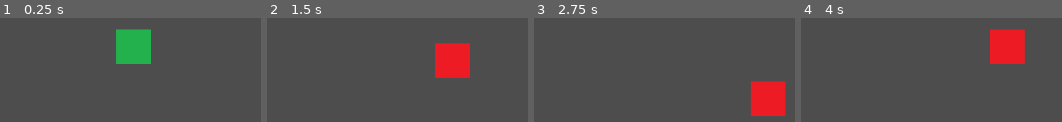
Above: before the commit, frames 1-4 (left to right).
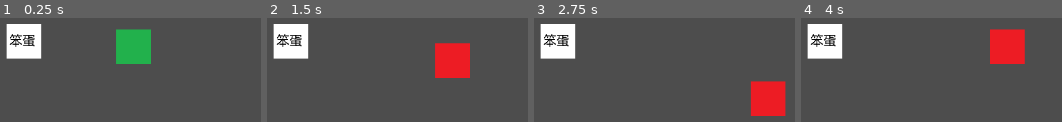
Above: after the commit, the same moments.

Repository: zelcamn/TheGame
Game: Godot game, scene res://scenes/dev_scene.tscn
Same seed, same stepped clock (60 frames per second), same inputs: the game is played once before the commit and once after it. Before the commit the project starts from res://scenes/devScene.tscn.
Inputs:
- Up to frame 1 (0.25 s): no input
- Up to frame 2 (1.5 s): tap Enter at 0.5 s; hold Right (moveRight) 0.53-1.28 s; tap E (interaction, bound only after the commit) at 0.6, 1.35 s; hold Down (moveDown) from 1.28 s (still down)
- Up to frame 3 (2.75 s): release Down (moveDown) at 2.03 s; hold Right (moveRight) from 2.03 s (still down); tap E (interaction, bound only after the commit) at 2.1 s
- Up to frame 4 (4 s): release Right (moveRight) at 2.78 s; hold Up (moveUp) 2.78-3.53 s; tap E (interaction, bound only after the commit) at 2.85, 3.6 s; hold Left (moveLeft) from 3.53 s (still down)

The runs differ from the first frame. In frame 1, 4.5% of the frame differs, in the area x 2-17%, y 5-40%; in frame 2, 4.5%; in frame 3, 4.5%; in frame 4, 4.5%.

Commit message:
#10 Создать сцену базового энтити, сделать систему взаимодействия с энтити

Diff:
--- a/project.godot
+++ b/project.godot
@@ -11,7 +11,7 @@
 [application]
 
 config/name="TheGame"
-run/main_scene="res://scenes/devScene.tscn"
+run/main_scene="res://scenes/dev_scene.tscn"
 config/features=PackedStringArray("4.2", "GL Compatibility")
 config/icon="res://icon.svg"
 
@@ -24,21 +24,30 @@
 moveRight={
 "deadzone": 0.5,
 "events": [Object(InputEventKey,"resource_local_to_scene":false,"resource_name":"","device":0,"window_id":0,"alt_presse …(181 unchanged characters)…
+, Object(InputEventKey,"resource_local_to_scene":false,"resource_name":"","device":-1,"window_id":0,"alt_pressed":false,"shift_pressed":false,"ctrl_pressed":false,"meta_pressed":false,"pressed":false,"keycode":0,"physical_keycode":68,"key_label":0,"unicode":100,"echo":false,"script":null)
 ]
 }
 moveLeft={
 "deadzone": 0.5,
 "events": [Object(InputEventKey,"resource_local_to_scene":false,"resource_name":"","device":0,"window_id":0,"alt_presse …(181 unchanged characters)…
+, Object(InputEventKey,"resource_local_to_scene":false,"resource_name":"","device":-1,"window_id":0,"alt_pressed":false,"shift_pressed":false,"ctrl_pressed":false,"meta_pressed":false,"pressed":false,"keycode":0,"physical_keycode":65,"key_label":0,"unicode":97,"echo":false,"script":null)
 ]
 }
 moveDown={
 "deadzone": 0.5,
 "events": [Object(InputEventKey,"resource_local_to_scene":false,"resource_name":"","device":0,"window_id":0,"alt_presse …(181 unchanged characters)…
+, Object(InputEventKey,"resource_local_to_scene":false,"resource_name":"","device":-1,"window_id":0,"alt_pressed":false,"shift_pressed":false,"ctrl_pressed":false,"meta_pressed":false,"pressed":false,"keycode":0,"physical_keycode":83,"key_label":0,"unicode":115,"echo":false,"script":null)
 ]
 }
 moveUp={
 "deadzone": 0.5,
 "events": [Object(InputEventKey,"resource_local_to_scene":false,"resource_name":"","device":0,"window_id":0,"alt_presse …(181 unchanged characters)…
+, Object(InputEventKey,"resource_local_to_scene":false,"resource_name":"","device":-1,"window_id":0,"alt_pressed":false,"shift_pressed":false,"ctrl_pressed":false,"meta_pressed":false,"pressed":false,"keycode":0,"physical_keycode":87,"key_label":0,"unicode":119,"echo":false,"script":null)
+]
+}
+interaction={
+"deadzone": 0.5,
+"events": [Object(InputEventKey,"resource_local_to_scene":false,"resource_name":"","device":0,"window_id":0,"alt_pressed":false,"shift_pressed":false,"ctrl_pressed":false,"meta_pressed":false,"pressed":false,"keycode":0,"physical_keycode":69,"key_label":0,"unicode":0,"echo":false,"script":null)
 ]
 }
 
--- /dev/null
+++ b/scenes/base_entity.tscn
@@ -0,0 +1,19 @@
+[gd_scene load_steps=4 format=3 uid="uid://dlook6siwvtae"]
+
+[ext_resource type="Script" path="res://scenes/scripts/base_entity.gd" id="1_2c1ed"]
+[ext_resource type="Texture2D" uid="uid://c1dg7ls1nqrog" path="res://res/sprites/objects/placeHolder.png" id="2_t88os"]
+
+[sub_resource type="CircleShape2D" id="CircleShape2D_rymbw"]
+radius = 36.4966
+
+[node name="base_entity" type="Node2D"]
+
+[node name="StaticBody2D" type="StaticBody2D" parent="."]
+collision_layer = 2
+script = ExtResource("1_2c1ed")
+
+[node name="Sprite" type="Sprite2D" parent="StaticBody2D"]
+texture = ExtResource("2_t88os")
+
+[node name="CollisionShape2D" type="CollisionShape2D" parent="StaticBody2D"]
+shape = SubResource("CircleShape2D_rymbw")
--- a/scenes/devScene.tscn
+++ /dev/null
@@ -1,8 +0,0 @@
-[gd_scene load_steps=2 format=3 uid="uid://dhgj4dpn7bvug"]
-
-[ext_resource type="PackedScene" uid="uid://br0mek24tjxjd" path="res://scenes/player.tscn" id="1_tolir"]
-
-[node name="DevScene" type="Node2D"]
-
-[node name="Player" parent="." instance=ExtResource("1_tolir")]
-position = Vector2(292, 170)
--- /dev/null
+++ b/scenes/dev_scene.tscn
@@ -0,0 +1,12 @@
+[gd_scene load_steps=3 format=3 uid="uid://dhgj4dpn7bvug"]
+
+[ext_resource type="PackedScene" uid="uid://br0mek24tjxjd" path="res://scenes/player.tscn" id="1_cbxf1"]
+[ext_resource type="PackedScene" uid="uid://dlook6siwvtae" path="res://scenes/base_entity.tscn" id="2_yga1o"]
+
+[node name="DevScene" type="Node2D"]
+
+[node name="Player" parent="." instance=ExtResource("1_cbxf1")]
+position = Vector2(292, 170)
+
+[node name="base_entity" parent="." instance=ExtResource("2_yga1o")]
+position = Vector2(134, 162)
--- a/scenes/player.tscn
+++ b/scenes/player.tscn
@@ -37,6 +37,15 @@
 
 [sub_resource type="RectangleShape2D" id="RectangleShape2D_jm14j"]
 
+[sub_resource type="GDScript" id="GDScript_rjaet"]
+script/source = "extends Area2D
+
+
+"
+
+[sub_resource type="CircleShape2D" id="CircleShape2D_4w2lg"]
+radius = 38.3275
+
 [node name="Player" type="Node2D"]
 script = ExtResource("1_wy2c8")
 metadata/_edit_group_ = true
@@ -44,10 +53,20 @@
 [node name="Area2D" type="Area2D" parent="."]
 script = ExtResource("1_rd8md")
 
-[node name="AnimatedSprite2D" type="AnimatedSprite2D" parent="Area2D"]
+[node name="PlayerSprite" type="AnimatedSprite2D" parent="Area2D"]
 sprite_frames = SubResource("SpriteFrames_811fi")
 animation = &"stop"
 
-[node name="CollisionShape2D" type="CollisionShape2D" parent="Area2D"]
+[node name="Collision" type="CollisionShape2D" parent="Area2D"]
 scale = Vector2(2.5, 2.5)
 shape = SubResource("RectangleShape2D_jm14j")
+
+[node name="EntityCollision" type="Area2D" parent="Area2D"]
+collision_mask = 2
+script = SubResource("GDScript_rjaet")
+
+[node name="CollisionShape2D" type="CollisionShape2D" parent="Area2D/EntityCollision"]
+shape = SubResource("CircleShape2D_4w2lg")
+
+[connection signal="body_entered" from="Area2D/EntityCollision" to="." method="_on_entity_collision_body_entered"]
+[connection signal="body_exited" from="Area2D/EntityCollision" to="." method="_on_entity_collision_body_exited"]
--- a/scenes/scripts/PlayerController.gd
+++ b/scenes/scripts/PlayerController.gd
@@ -25,11 +25,11 @@
 
 	if velocity.length() > 0:
 		velocity = velocity.normalized() * speed
-		$AnimatedSprite2D.animation = "walk"
-		$AnimatedSprite2D.play()
+		$PlayerSprite.animation = "walk"
+		$PlayerSprite.play()
 	else:
-		$AnimatedSprite2D.animation = "stop"
-		$AnimatedSprite2D.stop()
+		$PlayerSprite.animation = "stop"
+		$PlayerSprite.stop()
 
 	position += velocity * delta
 	#position = position.clamp(Vector2.ZERO, screenSize)
--- /dev/null
+++ b/scenes/scripts/base_entity.gd
@@ -0,0 +1,10 @@
+extends Node2D
+
+var isActive = false
+
+func is_active():
+	isActive = !isActive
+
+func _process(delta):
+	if isActive and Input.is_action_just_pressed("interaction"):
+		print("foo")
--- a/scenes/scripts/player.gd
+++ b/scenes/scripts/player.gd
@@ -1,7 +1,19 @@
 extends Node2D
 
 var health = Health.new()
-# Called when the node enters the scene tree for the first time.
+
 func _ready():
 	health.maxHealth = GlobalInfo.playerHealth
 	health.health = GlobalInfo.playerHealth
+
+
+
+
+func _on_entity_collision_body_entered(body):
+	if body.has_method("is_active"):
+		body.call("is_active")
+
+
+func _on_entity_collision_body_exited(body):
+	if body.has_method("is_active"):
+		body.call("is_active")
Binary file added: res/sprites/objects/placeHolder.png
Not shown, added: res/sprites/objects/placeHolder.png.import
Not shown: 1 places in scenes/player.tscn that only renumber resources
